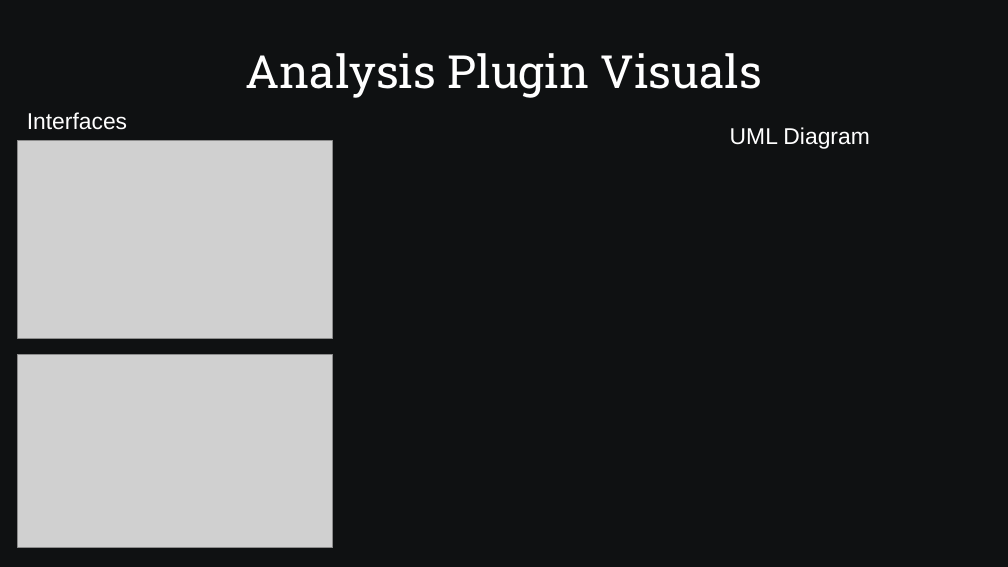
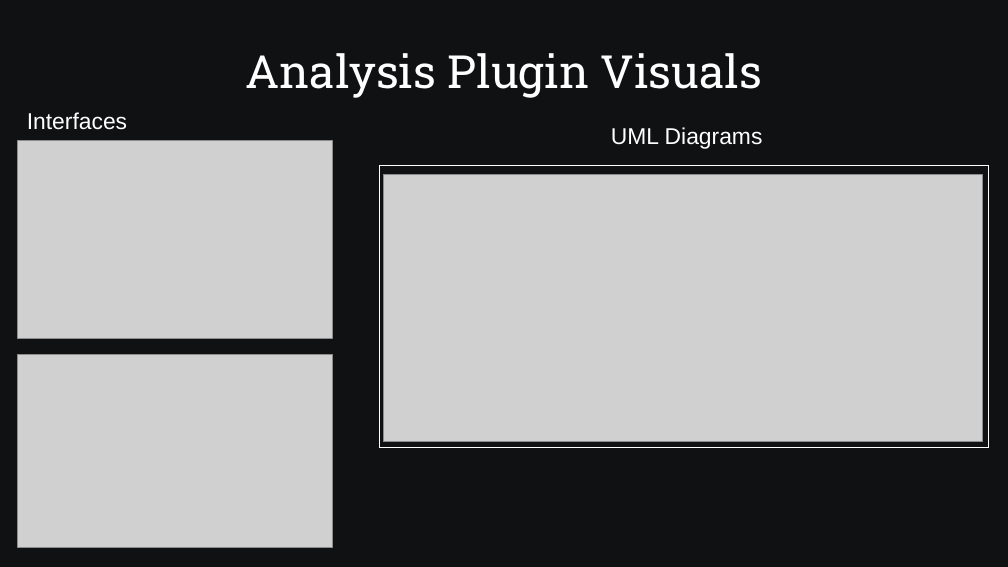
Before and after one commit to SamAllen06/lake_temp_work, a slide deck: slide 20 of documentation/for_collaborators/TestingSoftwareOverview.odp. Drawn at 1008x567 pixels with LibreOffice and Linux fonts; fonts in the diff are those of the drawing; grey boxes stand for pictures. Boxes give left, top, right and bottom in pixels: in the first picture for what was removed or moved away, otherwise in the second. Text is boxed around its words. In the diff, an @@ line names an element or a change of style, - is before the commit and + after.

Commit message:
Add UML diagrams for plugins

```diff
--- a/documentation/for_collaborators/TestingSoftwareOverview.odp
+++ b/documentation/for_collaborators/TestingSoftwareOverview.odp
@@ text at [611, 127, 763, 149]: text changed @@
-UML Diagram
+UML Diagrams
@@ rectangle added at [380, 166, 989, 447], outline #FFFFFF 0 pt @@
@@ picture added at [383, 175, 983, 442] @@
```
Also in this commit, not shown: 1 other slide changed, 2 other files.
